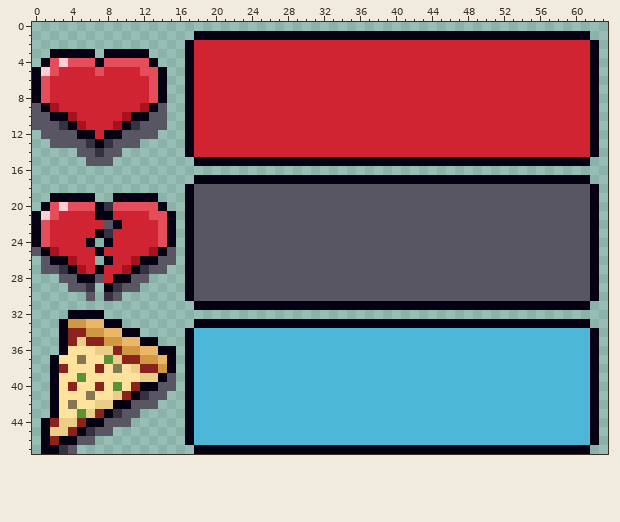
Two versions of one pixel-art sprite, tamackotchi/img/statusbar.gif. Above is the file before it was changed.
The file is 128x96 pixels, drawn in blocks of 2x2; one block is one cell here.
Now the later version:
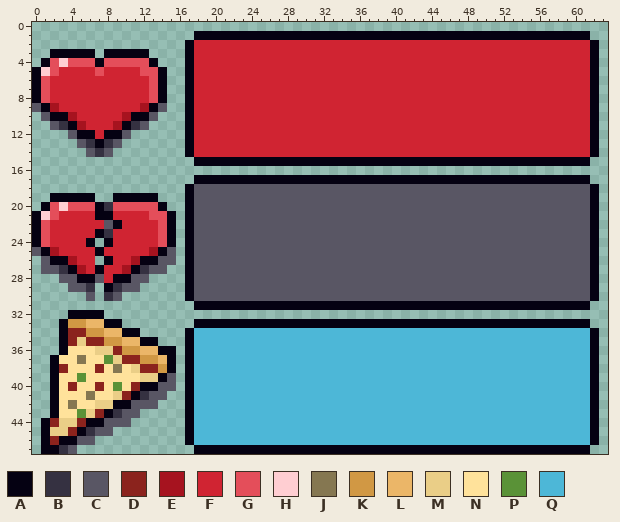
Palette (. is transparent): A #050112  B #353141  C #595664  D #8b231d  E #a6131f  F #d02432  G #e44e5a  H #ffced2  J #857751  K #d19844  L #ebb668  M #eace87  N #ffe29b  P #5a9237  Q #4db7d7
Log entry: adjustments to statusbar graphics
The exact change:
Changed rows in their new state; - is an unchanged pixel.
first column x 0:
10 .-------------.
11 ..-----------..
12 -...-------...-
13 --...-----..---
14 -----.---.-----
15 ------...------
Where, in picture pixels (left, top, right, bottom), the same in both pictures:
erased: (32, 112, 167, 166)
